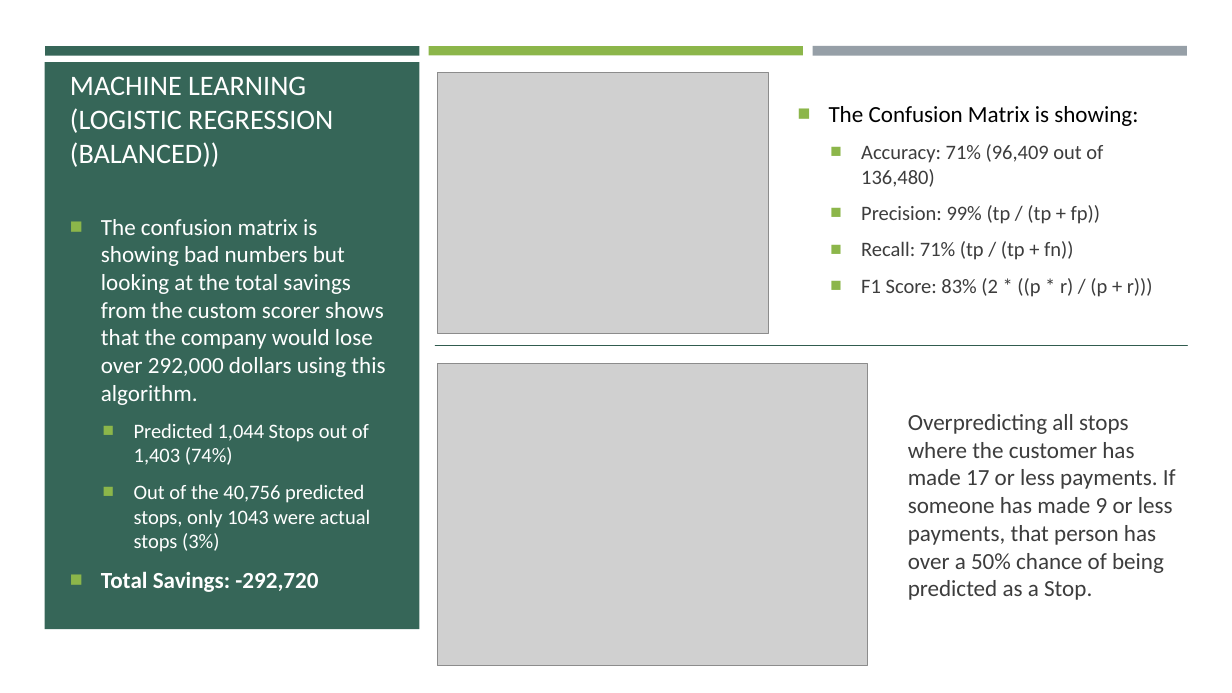
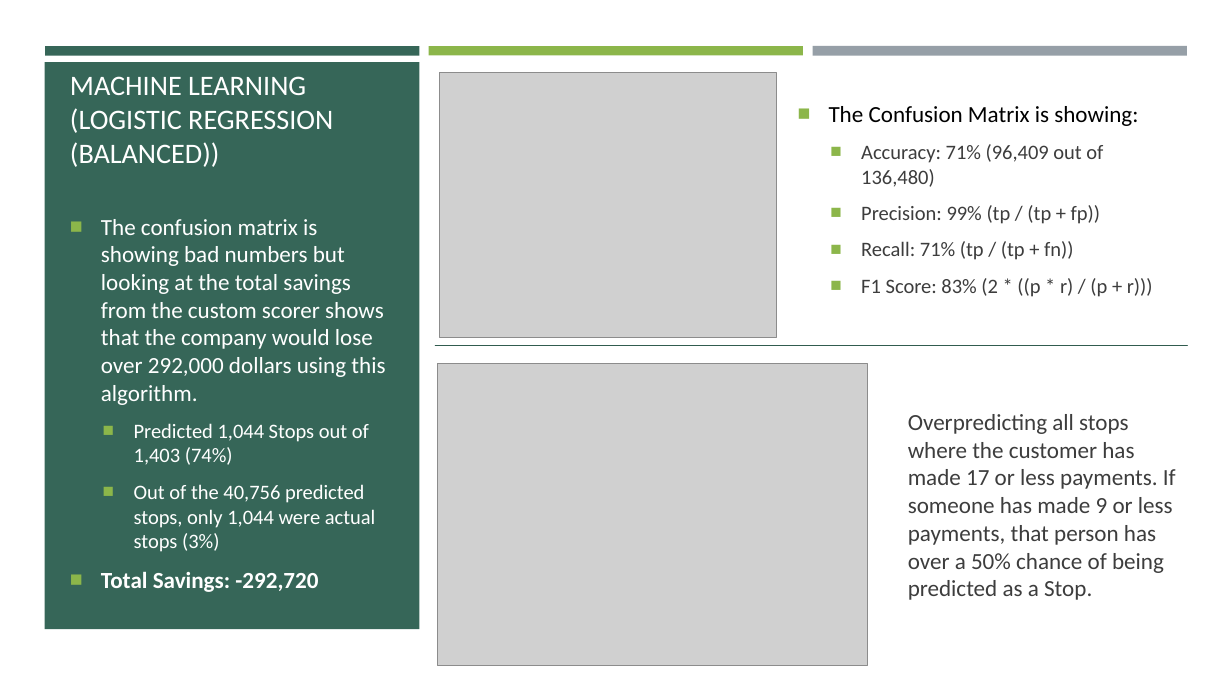
Before and after one commit to brocknosbisch/Springboard_Capstone_2, a slide deck: slide 20 of Chapter_6_Capstone_2_Milestone_Report_2.pptx. Drawn at 1232x693 pixels with LibreOffice and Linux fonts; fonts in the diff are those of the drawing; grey boxes stand for pictures. Boxes give left, top, right and bottom in pixels: in the first picture for what was removed or moved away, otherwise in the second. Text is boxed around its words. In the diff, an @@ line names an element or a change of style, - is before the commit and + after.

```diff
--- a/Chapter_6_Capstone_2_Milestone_Report_2.pptx
+++ b/Chapter_6_Capstone_2_Milestone_Report_2.pptx
@@ picture: place and size @@
-picture at (438,72,769,334)
+picture at (440,72,776,338)
@@ text at (134,484,376,552): text changed @@
-  ■ Out of the 40,756 predicted stops, only 1043 were actual stops (3%)
+  ■ Out of the 40,756 predicted stops, only 1,044 were actual stops (3%)
```
Also in this commit, not shown: 6 other slides changed, 2 other files.
